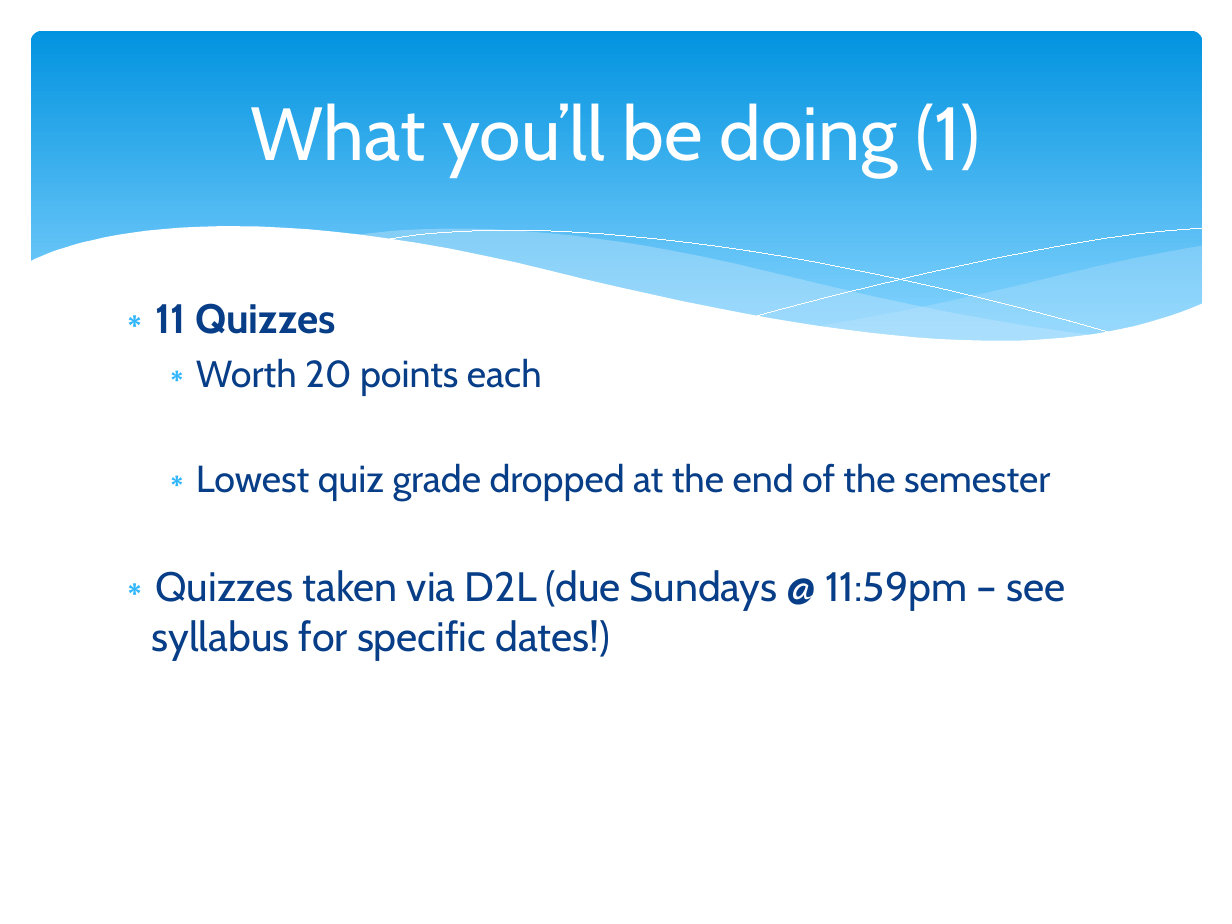
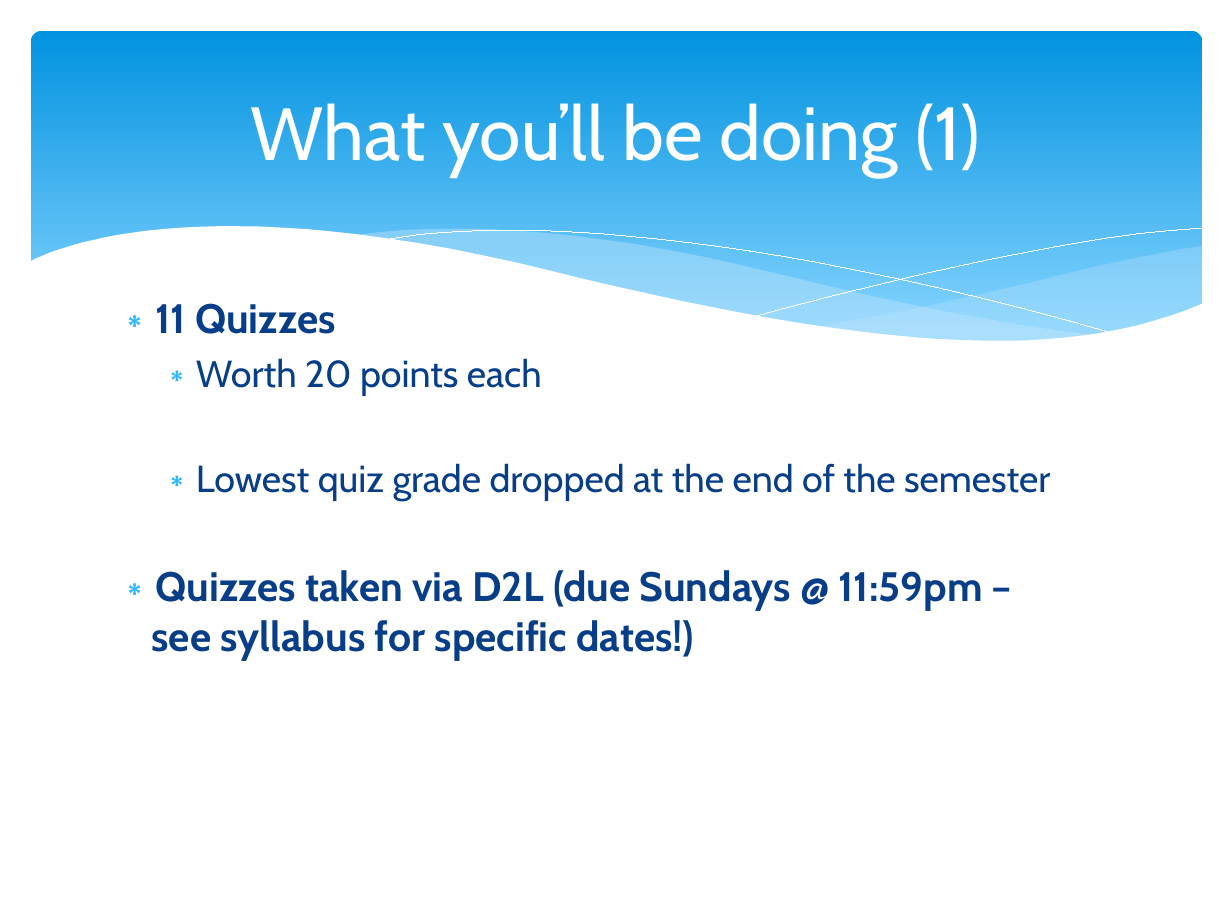
Before and after one commit to npm27/Teaching-Materials, a slide deck: slide 6 of Gen Psych II/Slides/0 Gen Psych II First Day Info.pptx. Drawn at 1232x924 pixels with LibreOffice and Linux fonts; fonts in the diff are those of the drawing. Boxes give left, top, right and bottom in pixels: in the first picture for what was removed or moved away, otherwise in the second. Text is boxed around its words. In the diff, an @@ line names an element or a change of style, - is before the commit and + after.

```diff
--- a/Gen Psych II/Slides/0 Gen Psych II First Day Info.pptx
+++ b/Gen Psych II/Slides/0 Gen Psych II First Day Info.pptx
@@ text at [152,570,983,661]: bold on in "Quizzes taken via D2L (due Sundays @ ..." @@
```
Also in this commit, not shown: 2 other slides changed, 4 other files.
